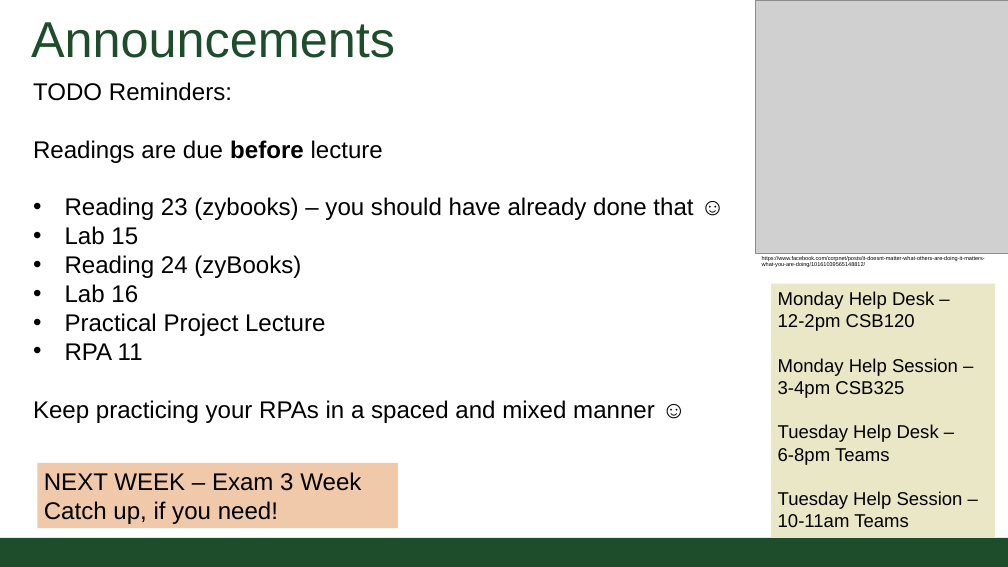
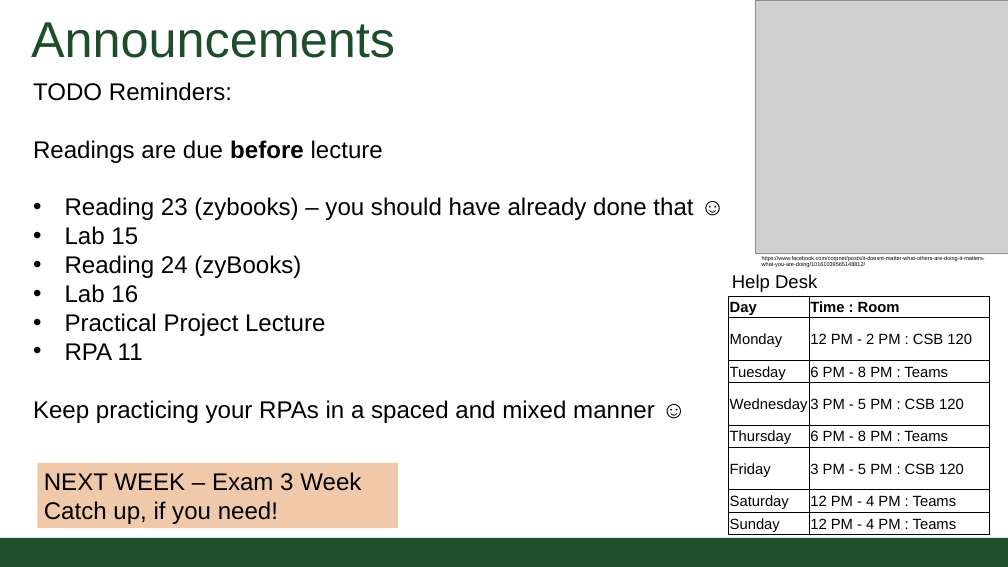
Before and after one commit to CSU-CompSci-CS163-4/Handouts, a slide deck: slide 2 of slides/On-Campus/11_01_IntrotoRecursion.pptx. Drawn at 1008x567 pixels with LibreOffice and Linux fonts; fonts in the diff are those of the drawing; grey boxes stand for pictures; background and template pictures are left out. Boxes give left, top, right and bottom in pixels: in the first picture for what was removed or moved away, otherwise in the second. Text is boxed around its words. In the diff, an @@ line names an element or a change of style, - is before the commit and + after.

```diff
--- a/slides/On-Campus/11_01_IntrotoRecursion.pptx
+++ b/slides/On-Campus/11_01_IntrotoRecursion.pptx
@@ table added at (x1=728, y1=296, x2=989, y2=536), 8 rows, 2 columns @@
+Day | Time : Room
+Monday | 12 PM - 2 PM : CSB 120
+Tuesday | 6 PM - 8 PM : Teams
+Wednesday | 3 PM - 5 PM : CSB 120
+Thursday | 6 PM - 8 PM : Teams
+Friday | 3 PM - 5 PM : CSB 120
+Saturday | 12 PM - 4 PM : Teams
+Sunday | 12 PM - 4 PM : Teams
@@ text added at (x1=732, y1=274, x2=817, y2=292), 20 pt, text #000000 @@
+Help Desk
@@ rectangle removed at (x1=771, y1=284, x2=995, y2=537) @@
-Monday Help Desk –
-12-2pm CSB120
-Monday Help Session –
-3-4pm CSB325
-Tuesday Help Desk –
-6-8pm Teams
-Tuesday Help Session –
-10-11am Teams
```
Also in this commit, not shown: 1 other file.
